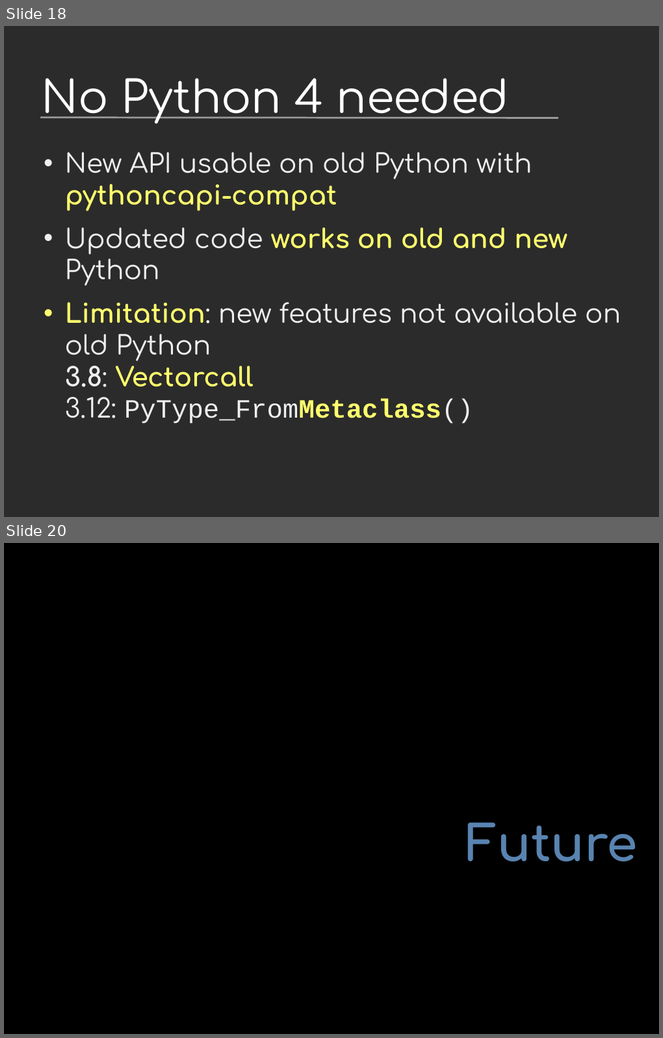
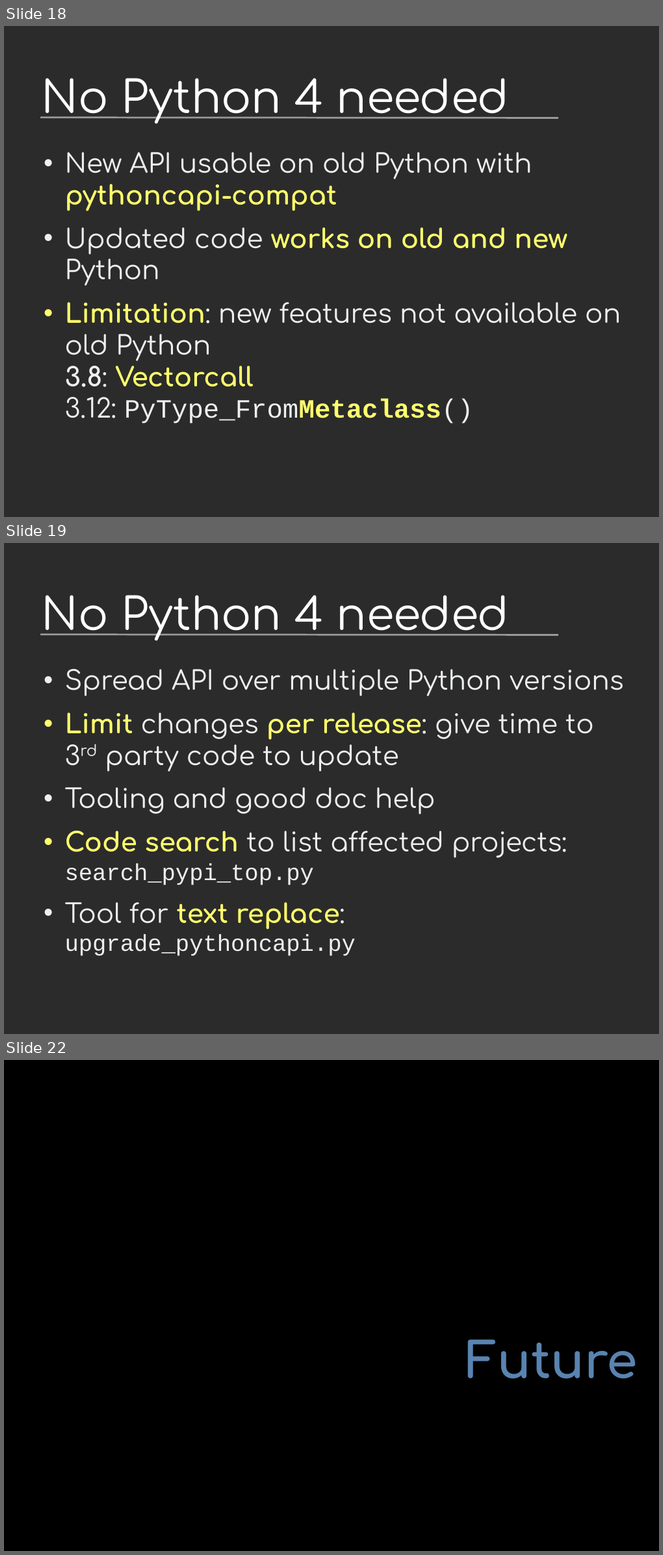
Before and after one commit to vstinner/talks, a slide deck: 2023-CoreDevSprint-Brno/c-api.odp. Shown one above the other, each under a label of ours: slides 18 and 20 before the commit, slides 18, 19 and 22 after it; the slides between them are not shown. The pictures are 663x1038 and 663x1555 pixels, drawn with LibreOffice and Linux fonts; fonts in the diff are those of the drawing; background and template pictures are left out; a plain dark background stands for a picture behind light text. Boxes give left, top, right and bottom in pixels: in the first picture for what was removed or moved away, otherwise in the second. Text is boxed around its words. In the diff, an @@ line names an element or a change of style, - is before the commit and + after.

```diff
--- a/2023-CoreDevSprint-Brno/c-api.odp
+++ b/2023-CoreDevSprint-Brno/c-api.odp
@@ slide 19 added at bbox=[4, 543, 659, 1034], background picture (left out); not listed: 1 template element that a slide beside it also shows @@
@@ title added at bbox=[42, 595, 510, 641], 54 pt, text #FFFFFF @@
+No Python 4 needed
@@ text added at bbox=[65, 669, 624, 956], 32 pt, text #EEEFF0 @@
+• Spread API over multiple Python versions
+• Limit changes per release: give time to 3rd party code to update
+• Tooling and good doc help
+• Code search to list affected projects:
+  search_pypi_top.py
+• Tool for text replace: upgrade_pythoncapi.py
@@ what was slide 20 is now slide 22 @@
```
Also in this commit, not shown: 5 slides changed, 1 other slide added, 1 other file.
